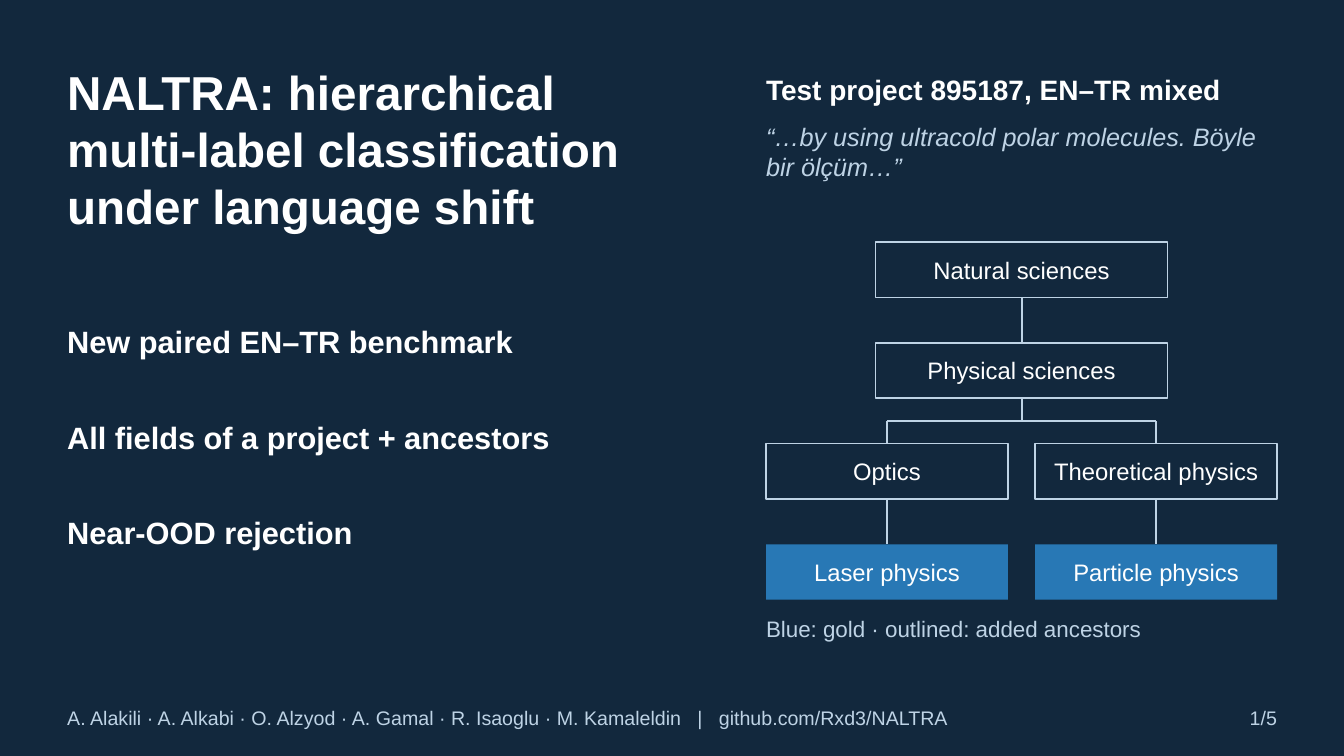
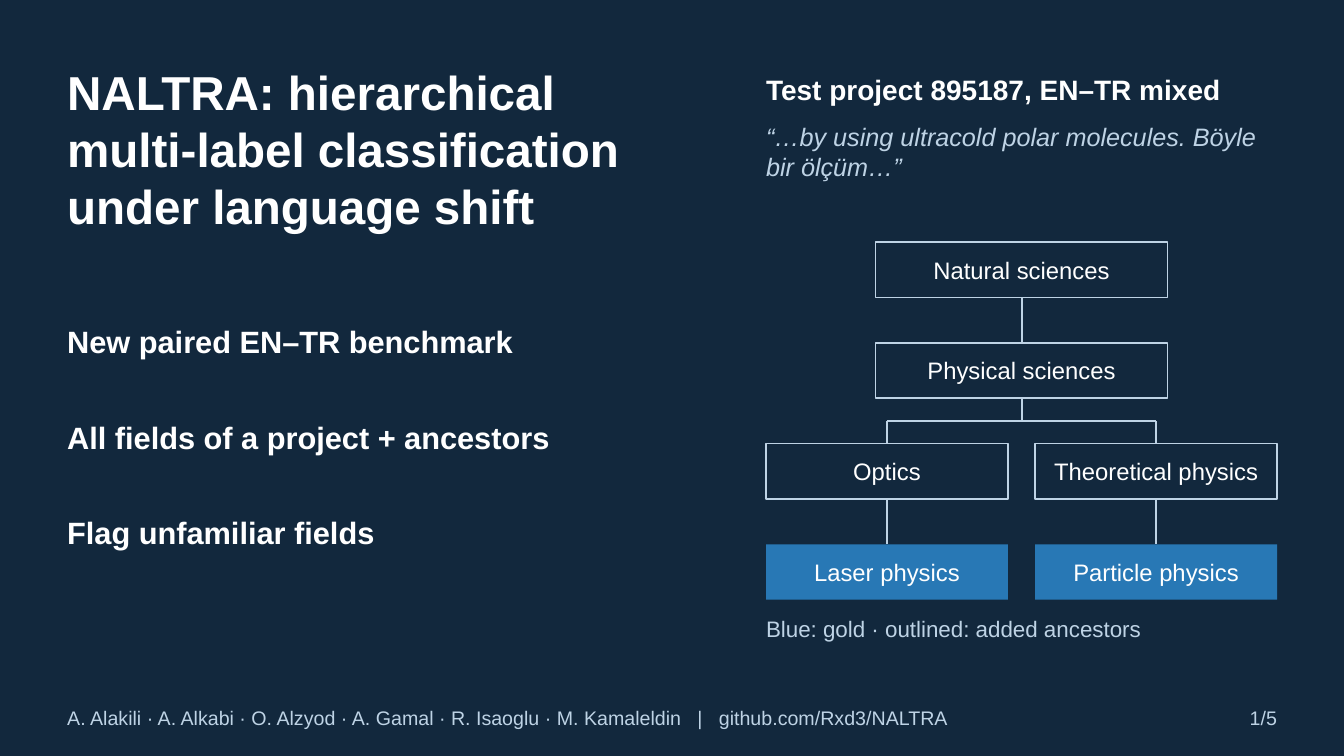
Before and after one commit to Rxd3/NALTRA, a slide deck: slide 1 of docs/presentation/NALTRA_final.pptx. Drawn at 1344x756 pixels with LibreOffice and Linux fonts; fonts in the diff are those of the drawing. Boxes give left, top, right and bottom in pixels: in the first picture for what was removed or moved away, otherwise in the second. Text is boxed around its words. In the diff, an @@ line names an element or a change of style, - is before the commit and + after.

```diff
--- a/docs/presentation/NALTRA_final.pptx
+++ b/docs/presentation/NALTRA_final.pptx
@@ text at <box>67,521,374,550</box>: text changed @@
-Near-OOD rejection
+Flag unfamiliar fields
```
Also in this commit, not shown: 1 other slide changed, 1 slide added, 2 other files.
